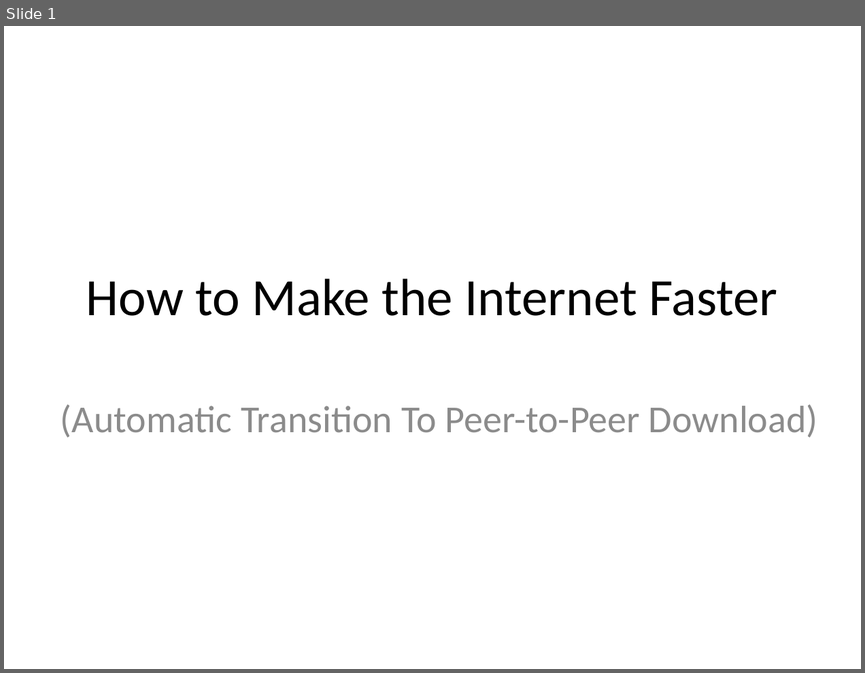
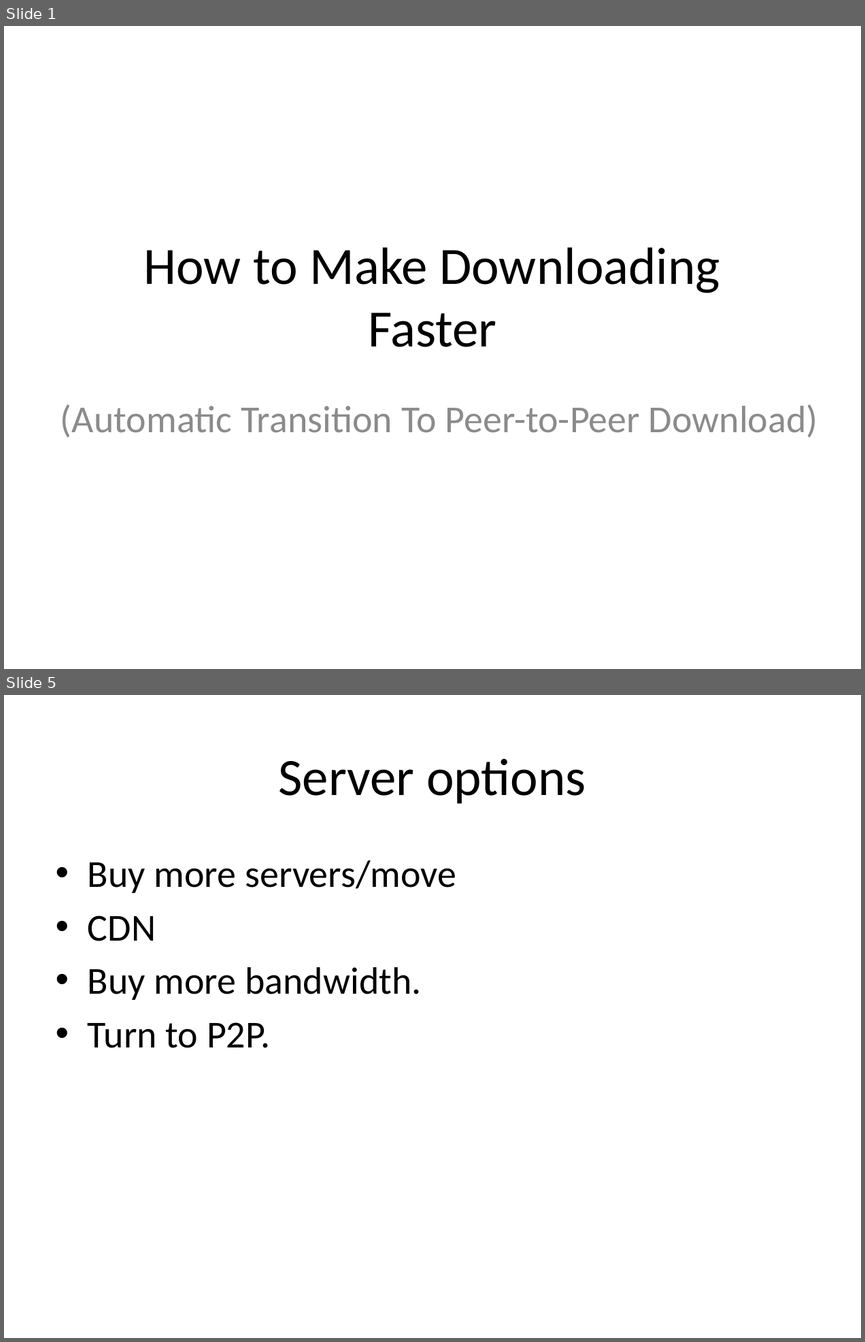
Before and after one commit to rdp/p2pwebclient, a slide deck: thesis_presentation/How to Make the Internet Faster.pptx. Shown one above the other, each under a label of ours: slide 1 before the commit, slides 1 and 5 after it; the slides between them are not shown. The pictures are 865x673 and 865x1342 pixels, drawn with LibreOffice and Linux fonts; fonts in the diff are those of the drawing. Boxes give left, top, right and bottom in pixels: in the first picture for what was removed or moved away, otherwise in the second. Text is boxed around its words. In the diff, an @@ line names an element or a change of style, - is before the commit and + after.

```diff
--- a/thesis_presentation/How to Make the Internet Faster.pptx
+++ b/thesis_presentation/How to Make the Internet Faster.pptx
@@ slide 5 added at (4,695,861,1338), background #FFFFFF @@
@@ title added at (278,758,586,804), 44 pt, text #000000 @@
+Server options
@@ text added at (88,860,456,1048), 32 pt, text #000000 @@
+• Buy more servers/move
+• CDN
+• Buy more bandwidth.
+• Turn to P2P.
@@ slide 1 changed as well @@
@@ title at (144,247,720,347): text changed @@
-How to Make the Internet Faster
+How to Make Downloading Faster
```
Also in this commit, not shown: 5 other slides added, 1 slide removed, 4 other files.
